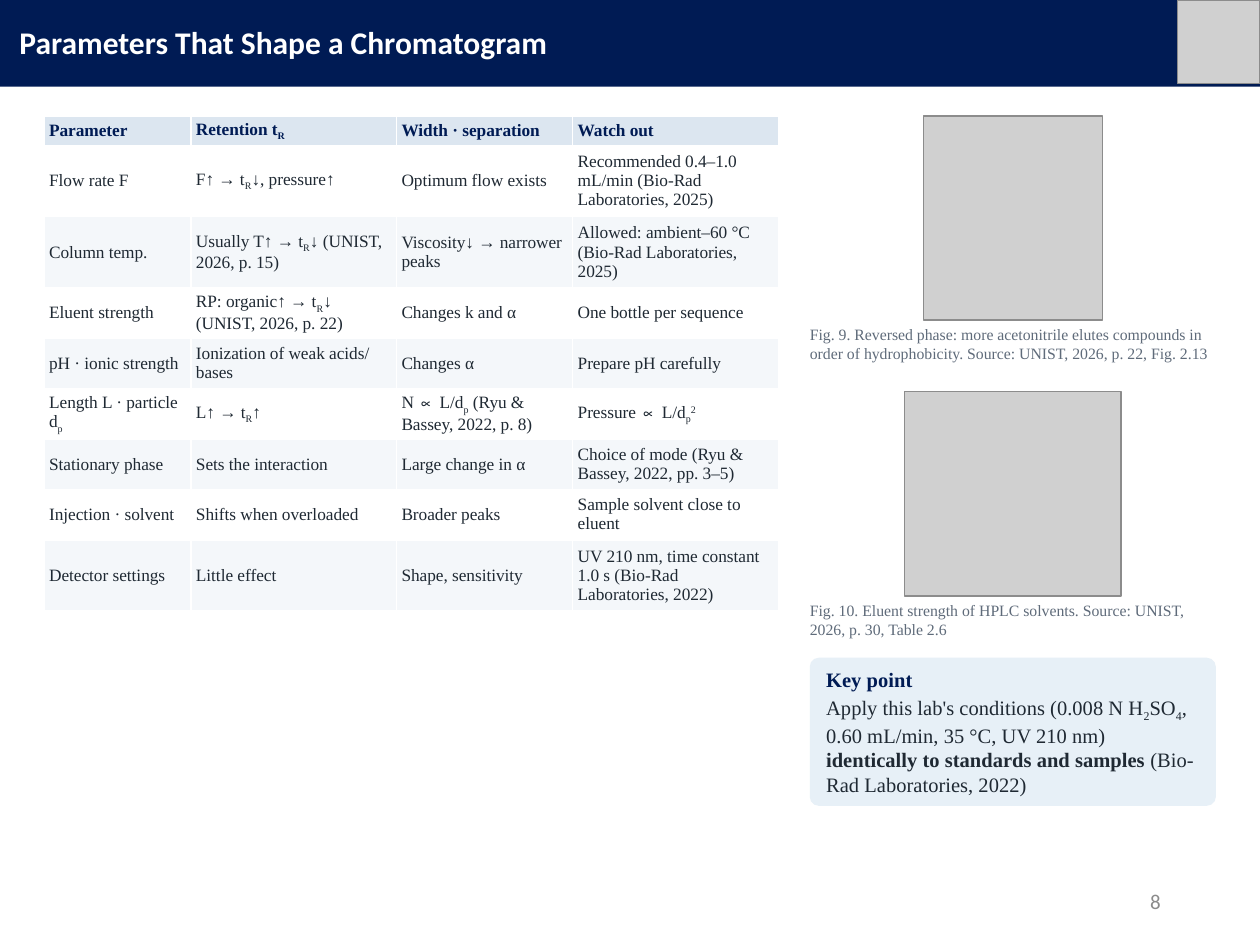
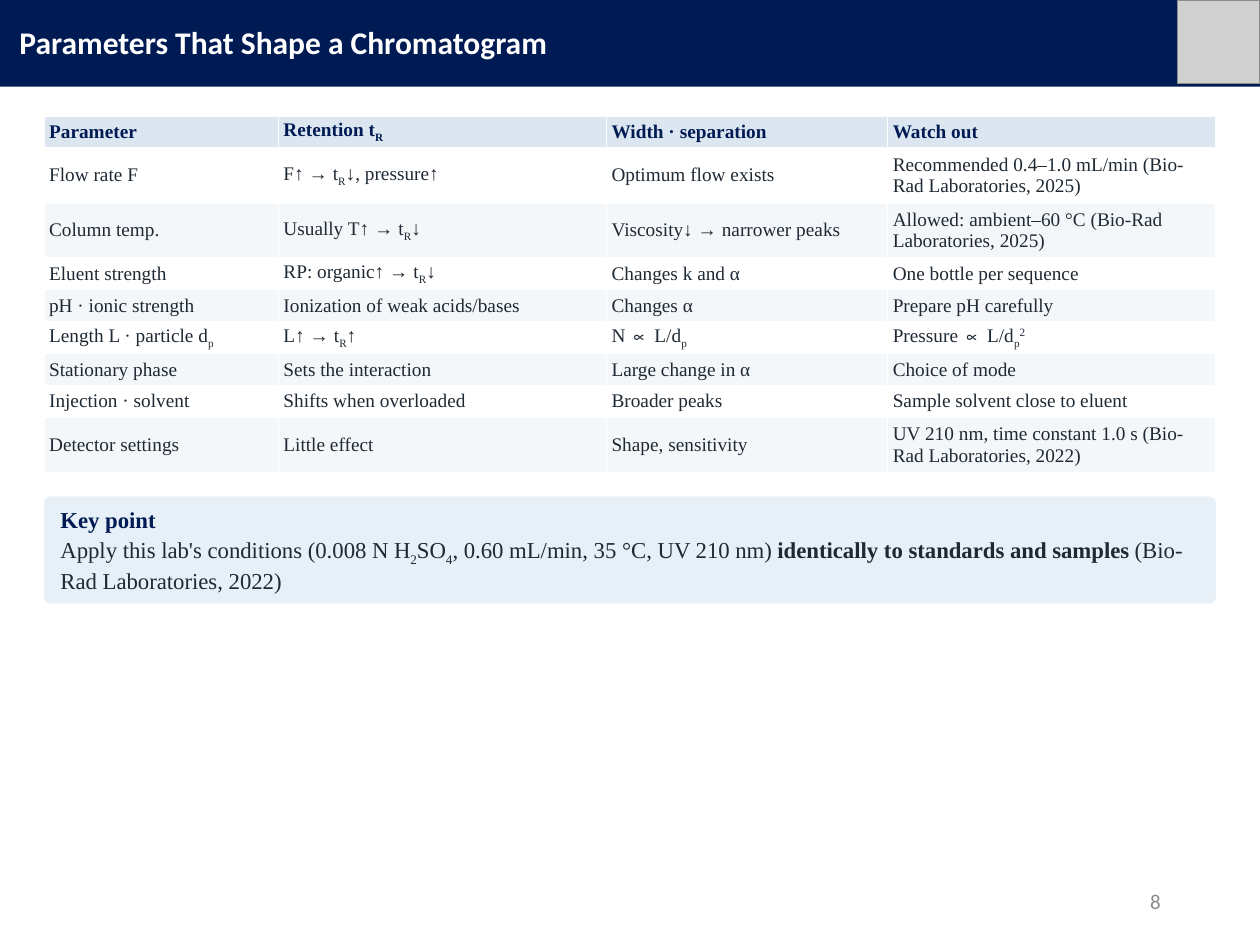
Before and after one commit to mingyu221/office, a slide deck: slide 8 of HPLC_formate_slides_EN.pptx. Drawn at 1260x945 pixels with LibreOffice and Linux fonts; fonts in the diff are those of the drawing; grey boxes stand for pictures. Boxes give left, top, right and bottom in pixels: in the first picture for what was removed or moved away, otherwise in the second. Text is boxed around its words. In the diff, an @@ line names an element or a change of style, - is before the commit and + after.

```diff
--- a/HPLC_formate_slides_EN.pptx
+++ b/HPLC_formate_slides_EN.pptx
@@ table at box(44, 116, 1215, 568) @@
-row 3, column 2: Usually T↑ → tR↓ (UNIST, 2026, p. 15)
+row 3, column 2: Usually T↑ → tR↓
-row 4, column 2: RP: organic↑ → tR↓ (UNIST, 2026, p. 22)
+row 4, column 2: RP: organic↑ → tR↓
-row 6, column 3: N ∝ L/dp (Ryu & Bassey, 2022, p. 8)
+row 6, column 3: N ∝ L/dp
-row 7, column 4: Choice of mode (Ryu & Bassey, 2022, pp. 3–5)
+row 7, column 4: Choice of mode
@@ size 9.9 to 11 pt @@
@@ table: place and size @@
-table at box(44, 116, 779, 611)
+table at box(44, 116, 1215, 568)
@@ picture removed at box(924, 116, 1102, 320) @@
@@ text removed at box(810, 329, 1208, 363) @@
-Fig. 9. Reversed phase: more acetonitrile elutes compounds in order of hydrophobicity. Source: UNIST, 2026, p. 22, Fig. 2.13
@@ picture removed at box(905, 392, 1121, 596) @@
@@ rounded rectangle added at box(44, 496, 1216, 604), fill #E7F0F7 @@
@@ text "Key point": place and size @@
-text "Key point" at box(826, 673, 1193, 796)
+text "Key point" at box(60, 512, 1183, 594)
@@ text "Key point" at box(60, 512, 1183, 594): size 11.7 to 13 pt @@
@@ text removed at box(810, 605, 1184, 639) @@
-Fig. 10. Eluent strength of HPLC solvents. Source: UNIST, 2026, p. 30, Table 2.6
@@ rounded rectangle removed at box(810, 658, 1216, 806) @@
```
Also in this commit, not shown: 11 other slides changed, 3 other files.
